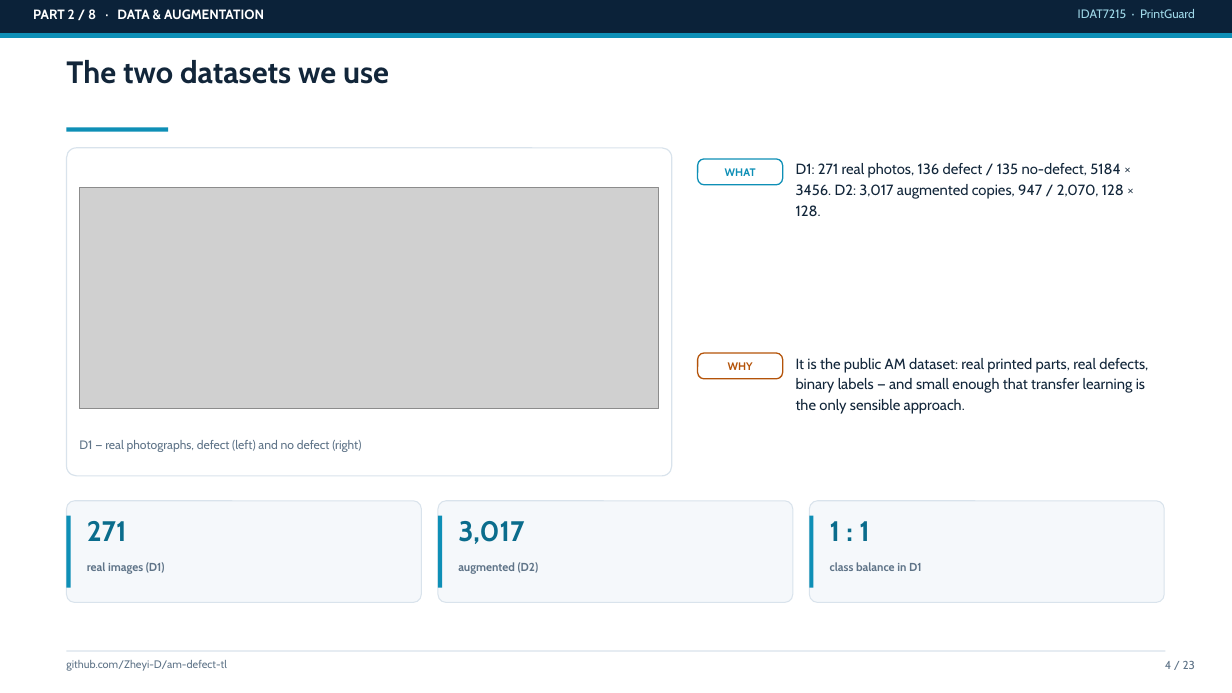
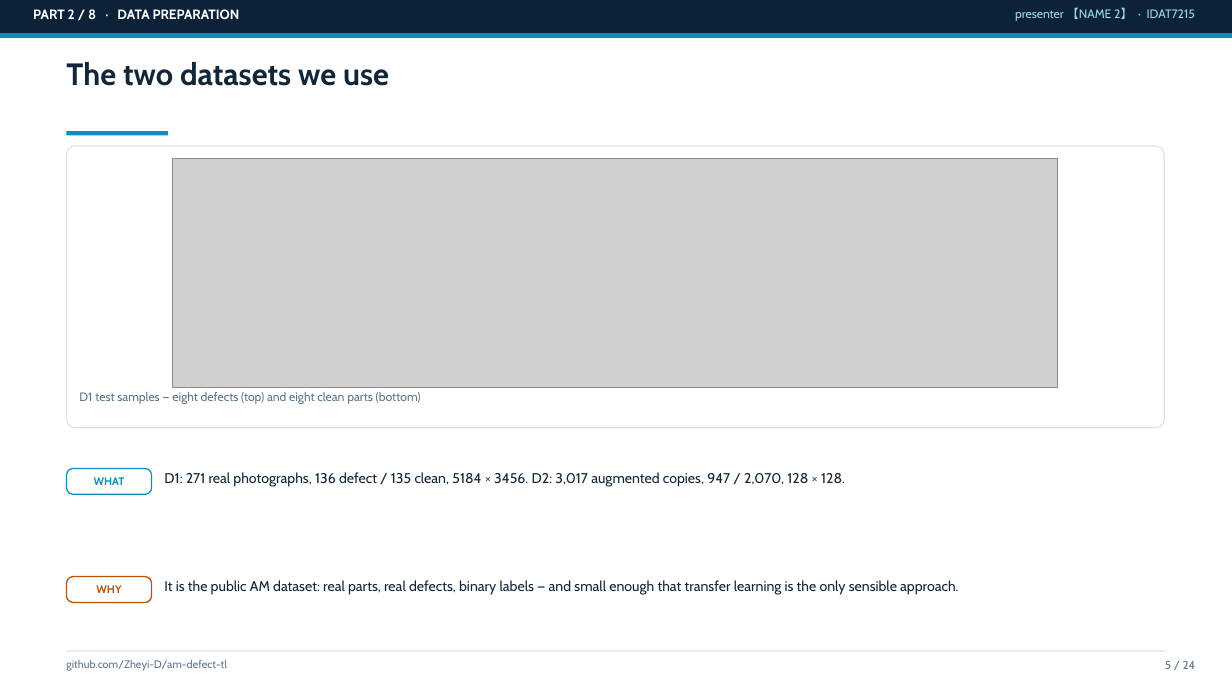
Before and after one commit to Zheyi-D/am-defect-tl, a slide deck: slide 5 of reports/slides_draft.pptx (slide 4 before the commit). Drawn at 1232x693 pixels with LibreOffice and Linux fonts; fonts in the diff are those of the drawing; grey boxes stand for pictures. Boxes give left, top, right and bottom in pixels: in the first picture for what was removed or moved away, otherwise in the second. Text is boxed around its words. In the diff, an @@ line names an element or a change of style, - is before the commit and + after.

```diff
--- a/reports/slides_draft.pptx
+++ b/reports/slides_draft.pptx
@@ text at (x1=33, y1=9, x2=240, y2=19): text changed @@
-PART 2 / 8 · DATA & AUGMENTATION
+PART 2 / 8 · DATA PREPARATION
@@ text added at (x1=1015, y1=7, x2=1195, y2=21), 9.5 pt, text #9FD8E8 @@
+presenter 【NAME 2】 · IDAT7215
@@ text removed at (x1=1078, y1=9, x2=1195, y2=18) @@
-IDAT7215 · PrintGuard
@@ rectangle moved from (x1=67, y1=128, x2=168, y2=131) to (x1=67, y1=131, x2=168, y2=135) @@
@@ rounded rectangle resized from (x1=67, y1=148, x2=672, y2=476) to (x1=67, y1=146, x2=1165, y2=428) @@
@@ picture added at (x1=173, y1=159, x2=1058, y2=387) @@
@@ picture removed at (x1=79, y1=187, x2=659, y2=409) @@
@@ text added at (x1=79, y1=392, x2=421, y2=404), 9.5 pt, text #5F7488 @@
+D1 test samples — eight defects (top) and eight clean parts (bottom)
@@ text removed at (x1=79, y1=440, x2=361, y2=452) @@
-D1 — real photographs, defect (left) and no defect (right)
@@ text "WHAT" moved from (x1=725, y1=168, x2=756, y2=176) to (x1=94, y1=477, x2=125, y2=485) @@
@@ rounded rectangle moved from (x1=698, y1=159, x2=783, y2=185) to (x1=67, y1=469, x2=152, y2=494) @@
@@ text at (x1=164, y1=472, x2=845, y2=487): text changed; size 11.5 to 11 pt @@
-D1: 271 real photos, 136 defect / 135 no-defect, 5184 × 3456. D2: 3,017 augmented copies, 947 / 2,070, 128 × 128.
+D1: 271 real photographs, 136 defect / 135 clean, 5184 × 3456. D2: 3,017 augmented copies, 947 / 2,070, 128 × 128.
@@ rounded rectangle removed at (x1=67, y1=501, x2=421, y2=603) @@
@@ rounded rectangle removed at (x1=438, y1=501, x2=793, y2=603) @@
@@ rounded rectangle removed at (x1=810, y1=501, x2=1165, y2=603) @@
@@ rectangle removed at (x1=67, y1=516, x2=70, y2=588) @@
@@ text removed at (x1=87, y1=521, x2=127, y2=541) @@
-271
@@ rectangle removed at (x1=438, y1=516, x2=442, y2=588) @@
@@ text removed at (x1=458, y1=521, x2=524, y2=544) @@
-3,017
@@ rectangle removed at (x1=810, y1=516, x2=813, y2=588) @@
@@ text removed at (x1=830, y1=521, x2=869, y2=541) @@
-1 : 1
@@ text removed at (x1=87, y1=562, x2=165, y2=574) @@
-real images (D1)
@@ text removed at (x1=458, y1=562, x2=539, y2=574) @@
-augmented (D2)
@@ text removed at (x1=830, y1=562, x2=922, y2=571) @@
-class balance in D1
@@ text "WHY" moved from (x1=728, y1=362, x2=753, y2=370) to (x1=96, y1=585, x2=121, y2=593) @@
@@ rounded rectangle moved from (x1=698, y1=353, x2=783, y2=379) to (x1=67, y1=577, x2=152, y2=603) @@
@@ text at (x1=164, y1=580, x2=958, y2=595): text changed; size 11.5 to 11 pt @@
-It is the public AM dataset: real printed parts, real defects, binary labels — and small enough that transfer learning is the only sensible approach.
+It is the public AM dataset: real parts, real defects, binary labels — and small enough that transfer learning is the only sensible approach.
@@ text at (x1=1165, y1=661, x2=1196, y2=669): text changed @@
-4 / 23
+5 / 24
```
Also in this commit, not shown: 18 other slides changed, 5 slides added, 4 slides removed, 2 other files.
